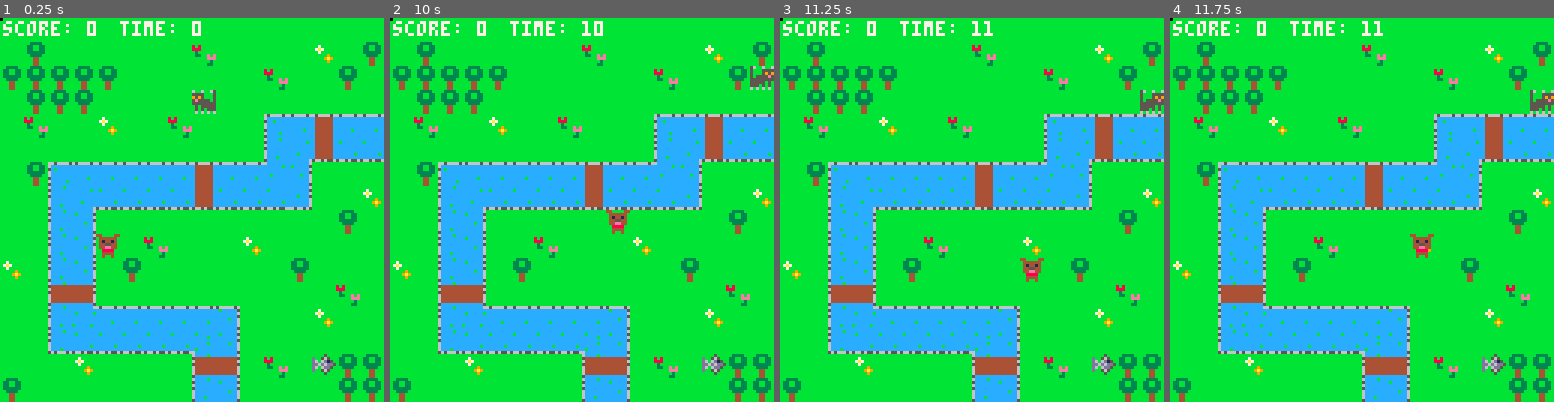
Above: before the commit, frames 1-4 (left to right).
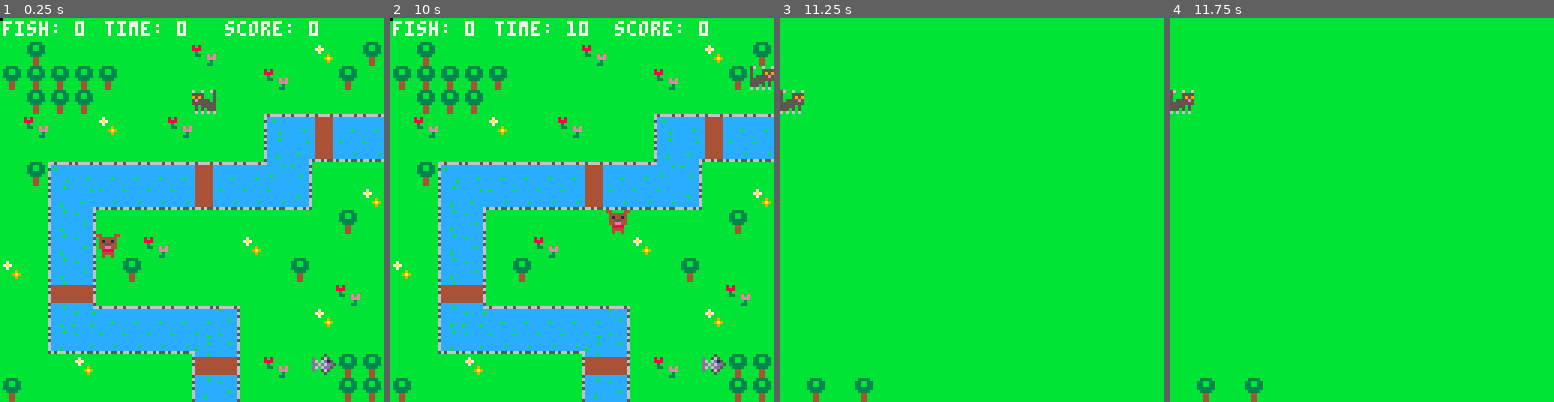
Above: after the commit, the same moments.

Repository: adatechschool/projet-collectif---pico-8-pico-8-cmc
Game: PICO-8 cartridge kitties_like_fishies.p8
Two runs of this game, one before a commit and one after it. Both use one fixed random seed, a clock stepped at 60 frames per second and the inputs below.
Inputs:
- Up to frame 1 (0.25 s): no input
- Up to frame 2 (10 s): hold Right 1.6-2.1 s; hold Up 2.15-2.42 s; hold Right 2.47-3.03 s; hold Left 3.08-3.58 s; hold Down 3.63-3.97 s; hold Right 4.02-4.68 s; hold Up 4.73-5.03 s; hold Left 5.08-5.68 s; hold Down 5.73-6.03 s; hold Right 6.08-6.58 s; hold Right 6.63-7.13 s; hold Up 7.18-7.45 s; hold Right 7.5-8.07 s; hold Left 8.12-8.62 s; hold Down 8.67-9 s; hold Right 9.05-9.72 s; hold Up from 9.77 s (still down)
- Up to frame 3 (11.25 s): release Up at 10.07 s; hold Left 10.12-10.72 s; hold Down 10.77-11.07 s; hold Right from 11.12 s (still down)
- Up to frame 4 (11.75 s): release Right at 11.62 s

The runs differ from the first frame. In frame 1, 1.2% of the frame differs, in the area x 0-83%, y 0-5%; in frame 2, 1.2%; in frame 3, 29%, in the area x 0-100%, y 0-100%; in frame 4, 29%.

Commit message:
last updates with dogs that don't meet cats

Diff:
--- a/kitties_like_fishies.p8
+++ b/kitties_like_fishies.p8
@@ -7,7 +7,7 @@
 --music
 	sfx(3)
 --score
-	score=0
+	fish=0
 	game_over=false
 --sprites
 	cats={}
@@ -23,10 +23,11 @@
 function _update()
  cat_movement()
  dog_movement(dogs)
+ update_camera()
  update_explosions()
  if game_over==true
-	and finish_time==nil then
-		finish_time=time()
+		and finish_time==nil then
+			finish_time=flr(time())
 	end
 end
 
@@ -35,17 +36,30 @@
 	draw_map()
 	draw_explosions()
  draw_sprites()
---print score and time
-	print('score: '..score,1,1,7)
-
 --game over
 	if game_over==true then
+		sfx(-1,0)
 		print('game over !',20,55,0)
-		print('it took you '..finish_time..' sec !',35,68,0)
+		print('it took you '
+			..finish_time..' sec',
+			35,68,0)
+		if fish<1 then
+			print(' to eat '
+				..fish..' fish !',
+				35,75,0)
+		else
+			print(' to eat '
+				..fish..' fishies !',
+				35,75,0)
+		end
+		local score=round(fish/finish_time*10,2)
+		print('score: '..score,75,1,7)
 	else
-		print('time: '..flr(time()),40,1,7)
-	end
-
+		local score=round(fish/time()*10,2)
+		print('fish: '..fish,1,1,7)
+		print('time: '..flr(time()),35,1,7)
+		print('score: '..score,75,1,7)
+	end
 end
 
 -->8
@@ -61,6 +75,23 @@
 			flip_x=true
 		}
 		add(cats,c)
+	end
+end
+
+function create_dog()
+	for i=1,1 do
+		local d={
+			sp=1,
+			xt=flr(rnd(16)),
+			yt=flr(rnd(16)),
+		}
+			repeat
+	 		d.xt=flr(rnd(16))
+				d.yt=flr(rnd(16))
+			until (check_flag(0,
+																					d.xt,
+																					d.yt)==false)
+		add(dogs,d)
 	end
 end
 
@@ -74,23 +105,10 @@
 		repeat
 	 	f.xt=flr(rnd(16))
 			f.yt=flr(rnd(16))
-		until (check_flag(0,f.xt,f.yt)==false)
+		until (check_flag(0,
+																				f.xt,
+																				f.yt)==false)
 		add(fishies,f)
-	end
-end
-
-function create_dog()
-	for i=1,1 do
-		local d={
-			sp=1,
-			xt=flr(rnd(16)),
-			yt=flr(rnd(16)),
-		}
-			repeat
-	 	d.xt=flr(rnd(16))
-			d.yt=flr(rnd(16))
-		until (check_flag(0,d.xt,d.yt)==false)
-		add(dogs,d)
 	end
 end
 
@@ -99,11 +117,11 @@
 	for c in all(cats) do
 		spr(c.sp,c.xt*8,c.yt*8,1,1,c.flip_x)
 	end
+	for f in all(fishies) do
+		spr(f.sp,f.xt*8,f.yt*8)
+	end
 	for d in all(dogs) do
 		spr(d.sp,d.xt*8,d.yt*8)
-	end
-	for f in all(fishies) do
-		spr(f.sp,f.xt*8,f.yt*8)
 	end
 end
 
@@ -124,6 +142,25 @@
 function check_flag(flag,x,y)
 	local sp=mget(x,y)
 	return fget(sp,flag)
+end
+
+function update_camera()
+	if #cats > 0 then
+		c=cats[1]
+		camx=flr(c.xt/16)*16
+		camy=flr(c.yt/16)*16
+		camera(camx*8,camy*8)
+	end
+end
+
+
+function old_camera()
+		if #cats > 0 then
+		c=cats[1]
+		camx=mid(0,c.xt-7,5,31-15)
+		camy=mid(0,c.yt-7,5,31-15)
+		camera(camx*8,camy*8)
+	end
 end
 
 
@@ -170,8 +207,8 @@
 			if (btnp(⬆️)) newy-=1
 
 			if not check_flag(0,newx,newy) then
-				c.xt=mid(0,newx,15)
-				c.yt=mid(0,newy,15)
+				c.xt=mid(0,newx,31)
+				c.yt=mid(0,newy,31)
 				collision_cat_fish(c.xt*8,c.yt*8)
 			end
 	 else sfx(4)
@@ -184,17 +221,21 @@
 	 local rn=flr(rnd(32))
 		newx=d.xt
 		newy=d.yt
-		if rn==0 then newx+=1 end
-		if rn==8 then newx-=1 end
+		if rn==0 	then newx+=1 end
+		if rn==8 	then newx-=1 end
 		if	rn==16 then newy+=1 end
 		if rn==24 then newy-=1 end
+		local is_free=true
 		for f in all(fishies) do
-			if not check_flag(0,newx,newy)
-			and (f.xt!=newx and f.yt!=newy)
+			if check_flag(0,newx,newy)
+			or (f.xt==newx and f.yt==newy)
 			then
+				is_free=false
+			end
+		end
+		if is_free then
 				d.xt=mid(0,newx,15)
 				d.yt=mid(0,newy,15)
-			end
 		end
 		if collision_cat_dog(d.xt*8,d.yt*8) then
 			game_over=true
@@ -213,7 +254,7 @@
 		if f.xt*8==x and f.yt*8==y then
 			del(fishies,f)
 			sfx(2)
-			score+=1
+			fish+=1
 			create_fish()
 			create_dog()
 		end
@@ -229,6 +270,12 @@
 			return true
 		end
 	end
+end
+-->8
+function round(num,n)
+  local mult = 10^(n or 0)
+  return flr(num * mult
+  + 0.5) / mult
 end
 __gfx__
 0000000044000044560060060070007000005000bb3333bbbbbbbbbbbbb566bbbbbbbbbb77cccc77bbbbbbbbbbb566bbcccccccc65666656ccccccccc444444c
@@ -247,30 +294,38 @@
 c444444c6cccccccccccccc65ccccccc6cccccccccccccc6ccccbcc6cccbcccccccccccc5ccccccc44444446644444446cccccccccccccccccccccc6cccccccc
 c444444c6cccbcccccccccc66ccccbcc6ccbccccccccccc6ccccccc6cccccccccccccccc6cccccbc44444446644444446cccbcccbcccccbcccccccc6cbcccccc
 c444444c5cccccccccccccc55ccccccc5cccccc666566565ccccccc5ccccccc6cccccccc5cccccccccccccc55ccccccc56566656ccccccccccccccc56ccccccc
+88888888000000000000000000000000000000000000000000000000000000000000000000000000000000000000000000000000000000000000000000000000
+88888888000000000000000000000000000000000000000000000000000000000000000000000000000000000000000000000000000000000000000000000000
+88888888000000000000000000000000000000000000000000000000000000000000000000000000000000000000000000000000000000000000000000000000
+88888888000000000000000000000000000000000000000000000000000000000000000000000000000000000000000000000000000000000000000000000000
+88888888000000000000000000000000000000000000000000000000000000000000000000000000000000000000000000000000000000000000000000000000
+88888888000000000000000000000000000000000000000000000000000000000000000000000000000000000000000000000000000000000000000000000000
+88888888000000000000000000000000000000000000000000000000000000000000000000000000000000000000000000000000000000000000000000000000
+88888888000000000000000000000000000000000000000000000000000000000000000000000000000000000000000000000000000000000000000000000000
 __gff__
-0000000002010001000100000101010000010101010101010101000001010101000000000000000000000000000000000000000000000000000000000000000000000000000000000000000000000000000000000000000000000000000000000000000000000000000000000000000000000000000000000000000000000000
+0001000001010001000100000101010000010101010101010101000001010101000000000000000000000000000000000000000000000000000000000000000000000000000000000000000000000000000000000000000000000000000000000000000000000000000000000000000000000000000000000000000000000000
 0000000000000000000000000000000000000000000000000000000000000000000000000000000000000000000000000000000000000000000000000000000000000000000000000000000000000000000000000000000000000000000000000000000000000000000000000000000000000000000000000000000000000000
 __map__
-0a0a0a0a0a0a0a0a0a0a0a0a0a0a0a0a00000000000000000000000000000000000000000000000000000000000000000000000000000000000000000000000000000000000000000000000000000000000000000000000000000000000000000000000000000000000000000000000000000000000000000000000000000000
-0a050a0a0a0a0a0a060a0a0a0a080a0500000000000000000000000000000000000000000000000000000000000000000000000000000000000000000000000000000000000000000000000000000000000000000000000000000000000000000000000000000000000000000000000000000000000000000000000000000000
-05050505050a0a0a0a0a0a060a0a050a00000000000000000000000000000000000000000000000000000000000000000000000000000000000000000000000000000000000000000000000000000000000000000000000000000000000000000000000000000000000000000000000000000000000000000000000000000000
-0a0505050a0a0a0a0a0a0a0a0a0a0a0a00000000000000000000000000000000000000000000000000000000000000000000000000000000000000000000000000000000000000000000000000000000000000000000000000000000000000000000000000000000000000000000000000000000000000000000000000000000
-0a060a0a080a0a060a0a0a130d100d0d00000000000000000000000000000000000000000000000000000000000000000000000000000000000000000000000000000000000000000000000000000000000000000000000000000000000000000000000000000000000000000000000000000000000000000000000000000000
-0a0a0a0a0a0a0a0a0a0a0a11170f0e0e00000000000000000000000000000000000000000000000000000000000000000000000000000000000000000000000000000000000000000000000000000000000000000000000000000000000000000000000000000000000000000000000000000000000000000000000000000000
-0a05190d0d0d0d0d100d0d18120a0a0a00000000000000000000000000000000000000000000000000000000000000000000000000000000000000000000000000000000000000000000000000000000000000000000000000000000000000000000000000000000000000000000000000000000000000000000000000000000
-0a0a11170e0e0e0e0f0e0e0e150a0a0800000000000000000000000000000000000000000000000000000000000000000000000000000000000000000000000000000000000000000000000000000000000000000000000000000000000000000000000000000000000000000000000000000000000000000000000000000000
-0a0a11120a0a0a0a0a0a0a0a0a0a050a00000000000000000000000000000000000000000000000000000000000000000000000000000000000000000000000000000000000000000000000000000000000000000000000000000000000000000000000000000000000000000000000000000000000000000000000000000000
-0a0a11120a0a060a0a0a080a0a0a0a0a00000000000000000000000000000000000000000000000000000000000000000000000000000000000000000000000000000000000000000000000000000000000000000000000000000000000000000000000000000000000000000000000000000000000000000000000000000000
-080a11120a050a0a0a0a0a0a050a0a0a00000000000000000000000000000000000000000000000000000000000000000000000000000000000000000000000000000000000000000000000000000000000000000000000000000000000000000000000000000000000000000000000000000000000000000000000000000000
-0a0a1b1a0a0a0a0a0a0a0a0a0a0a060a00000000000000000000000000000000000000000000000000000000000000000000000000000000000000000000000000000000000000000000000000000000000000000000000000000000000000000000000000000000000000000000000000000000000000000000000000000000
-0a0a111d0d0d0d0d0d1e0a0a0a080a0a00000000000000000000000000000000000000000000000000000000000000000000000000000000000000000000000000000000000000000000000000000000000000000000000000000000000000000000000000000000000000000000000000000000000000000000000000000000
-0a0a1c0e0e0e0e0e1f120a0a0a0a0a0a00000000000000000000000000000000000000000000000000000000000000000000000000000000000000000000000000000000000000000000000000000000000000000000000000000000000000000000000000000000000000000000000000000000000000000000000000000000
-0a0a0a080a0a0a0a1b1a0a060a0a050500000000000000000000000000000000000000000000000000000000000000000000000000000000000000000000000000000000000000000000000000000000000000000000000000000000000000000000000000000000000000000000000000000000000000000000000000000000
-050a0a0a0a0a0a0a11120a0a0a0a050500000000000000000000000000000000000000000000000000000000000000000000000000000000000000000000000000000000000000000000000000000000000000000000000000000000000000000000000000000000000000000000000000000000000000000000000000000000
-…(7 lines of a section not shown)…
+0a0a0a0a0a0a0a0a0a0a0a0a0a0a0a0a0a0a0a0a0a0a0a0a0a0a0a0a0a0a0a0a0a0a0a0a0a0a0a0a21212121000000000000000000000000000000000000000000000000000000000000000000000000000000000000000000000000000000000000000000000000000000000000000000000000000000000000000000000000
+0a050a0a0a0a0a0a060a0a0a0a080a050a0a0a0a0a0a0a0a0a0a0a0a0a0a0a0a0a0a0a0a0a0a0a0a21212121000000000000000000000000000000000000000000000000000000000000000000000000000000000000000000000000000000000000000000000000000000000000000000000000000000000000000000000000
+05050505050a0a0a0a0a0a060a0a050a0a0a0a0a0a0a0a0a0a0a0a0a0a0a0a0a0a0a0a0a0a0a0a0a21212121000000000000000000000000000000000000000000000000000000000000000000000000000000000000000000000000000000000000000000000000000000000000000000000000000000000000000000000000
+0a0505050a0a0a0a0a0a0a0a0a0a0a0a0a0a0a0a0a0a0a0a0a0a0a0a0a0a0a0a0a0a0a0a0a0a0a0a21212121000000000000000000000000000000000000000000000000000000000000000000000000000000000000000000000000000000000000000000000000000000000000000000000000000000000000000000000000
+0a060a0a080a0a060a0a0a130d100d0d0a0a0a0a0a0a0a0a0a0a0a0a0a0a0a0a0a0a0a0a0a0a0a0a21212121000000000000000000000000000000000000000000000000000000000000000000000000000000000000000000000000000000000000000000000000000000000000000000000000000000000000000000000000
+0a0a0a0a0a0a0a0a0a0a0a11170f0e0e0a0a0a0a0a0a0a0a0a0a0a0a0a0a0a0a0a0a0a0a0a0a0a0a21212121000000000000000000000000000000000000000000000000000000000000000000000000000000000000000000000000000000000000000000000000000000000000000000000000000000000000000000000000
+0a05190d0d0d0d0d100d0d18120a0a0a0a0a0a0a0a0a0a0a0a0a0a0a0a0a0a0a0a0a0a0a0a0a0a0a21212121000000000000000000000000000000000000000000000000000000000000000000000000000000000000000000000000000000000000000000000000000000000000000000000000000000000000000000000000
+0a0a11170e0e0e0e0f0e0e0e150a0a080a0a0a0a0a0a0a0a0a0a0a0a0a0a0a0a0a0a0a0a0a0a0a0a21212121000000000000000000000000000000000000000000000000000000000000000000000000000000000000000000000000000000000000000000000000000000000000000000000000000000000000000000000000
+0a0a11120a0a0a0a0a0a0a0a0a0a050a0a0a0a0a0a0a0a0a0a0a0a0a0a0a0a0a0a0a0a0a0a0a0a0a21212121000000000000000000000000000000000000000000000000000000000000000000000000000000000000000000000000000000000000000000000000000000000000000000000000000000000000000000000000
+0a0a11120a0a060a0a0a080a0a0a0a0a0a0a0a0a0a0a0a0a0a0a0a0a0a0a0a0a0a0a0a0a0a0a0a0a21212121000000000000000000000000000000000000000000000000000000000000000000000000000000000000000000000000000000000000000000000000000000000000000000000000000000000000000000000000
+080a11120a050a0a0a0a0a0a050a0a0a0a0a0a0a0a0a0a0a0a0a0a0a0a0a0a0a0a0a0a0a0a0a0a0a21212121000000000000000000000000000000000000000000000000000000000000000000000000000000000000000000000000000000000000000000000000000000000000000000000000000000000000000000000000
+0a0a1b1a0a0a0a0a0a0a0a0a0a0a060a0a0a0a0a0a0a0a0a0a0a0a0a0a0a0a0a0a0a0a0a0a0a0a0a21212121000000000000000000000000000000000000000000000000000000000000000000000000000000000000000000000000000000000000000000000000000000000000000000000000000000000000000000000000
+0a0a111d0d0d0d0d0d1e0a0a0a080a0a0a0a0a0a0a0a0a0a0a0a0a0a0a0a0a0a0a0a0a0a0a0a0a0a21212121000000000000000000000000000000000000000000000000000000000000000000000000000000000000000000000000000000000000000000000000000000000000000000000000000000000000000000000000
+0a0a1c0e0e0e0e0e1f120a0a0a0a0a0a0a0a0a0a0a0a0a0a0a0a0a0a0a0a0a0a0a0a0a0a0a0a0a0a21212121000000000000000000000000000000000000000000000000000000000000000000000000000000000000000000000000000000000000000000000000000000000000000000000000000000000000000000000000
+0a0a0a080a0a0a0a1b1a0a060a0a05050a0a0a0a0a0a0a0a0a0a0a0a0a0a0a0a0a0a0a0a0a0a0a0a21212121000000000000000000000000000000000000000000000000000000000000000000000000000000000000000000000000000000000000000000000000000000000000000000000000000000000000000000000000
+050a0a0a0a0a0a0a11120a0a0a0a05050a050a050a0a0a0a0a0a0a0a0a0a0a0a0a0a0a0a0a0a0a0a21212121000000000000000000000000000000000000000000000000000000000000000000000000000000000000000000000000000000000000000000000000000000000000000000000000000000000000000000000000
+…(7 lines of a section not shown)…
Not shown, changed: the music (__music__) section of kitties_like_fishies.p8
Not shown, changed: the sound effects (__sfx__) section of kitties_like_fishies.p8
